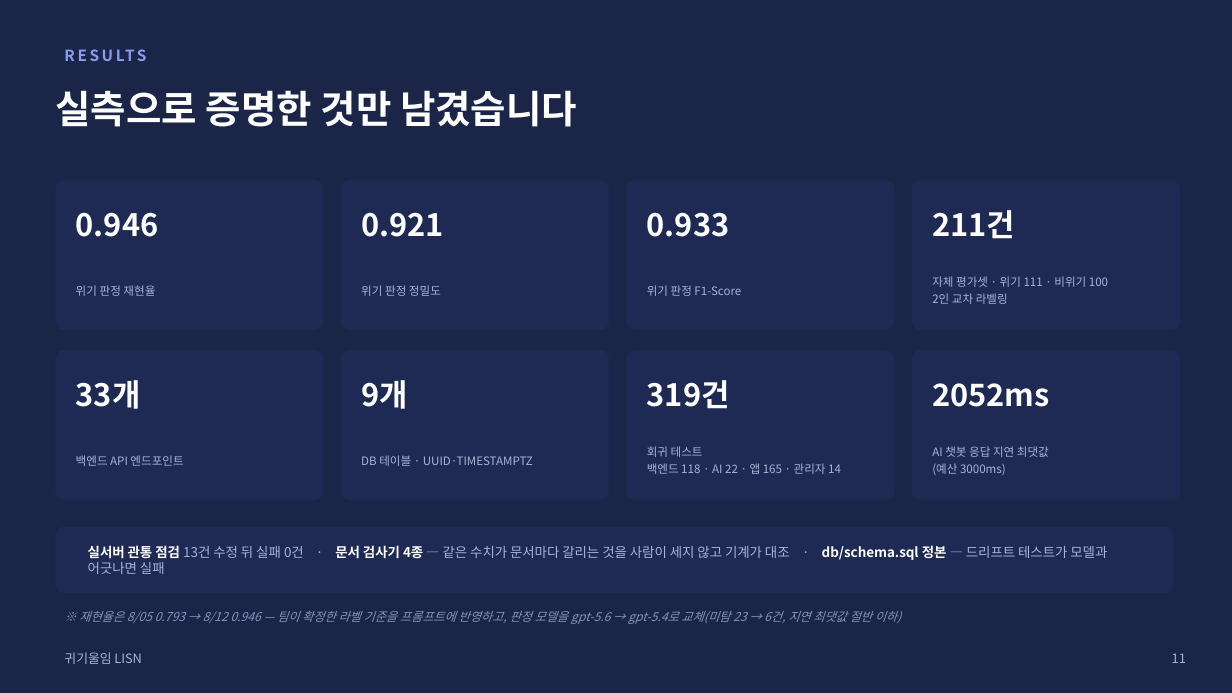
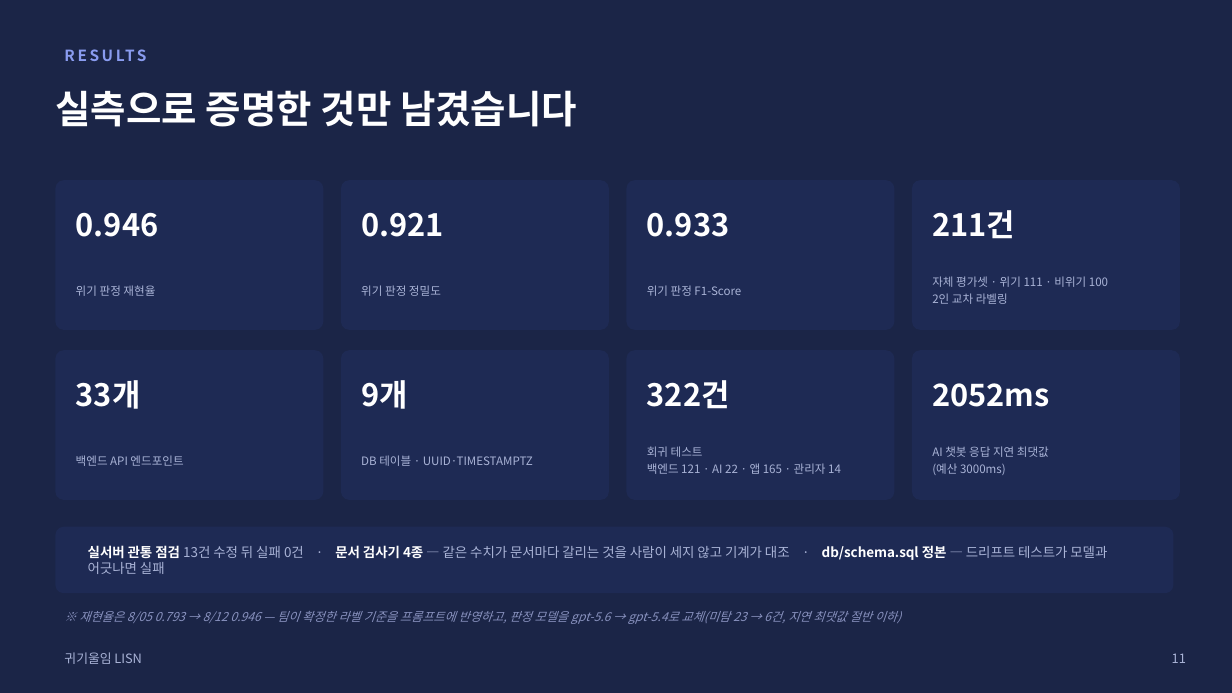
Before and after one commit to 2026-SMHRD-KDT-HealthCare-5/lisn, a slide deck: slide 12 of documents/최종발표자료_귀기울임.pptx. Drawn at 1232x693 pixels with LibreOffice and Linux fonts; fonts in the diff are those of the drawing. Boxes give left, top, right and bottom in pixels: in the first picture for what was removed or moved away, otherwise in the second. Text is boxed around its words. In the diff, an @@ line names an element or a change of style, - is before the commit and + after.

Commit message:
feat(백엔드): SMTP 연동 — 구현_갭 갭4 해소
비밀번호 재설정 토큰을 사용자에게 전달할 경로가 없었습니다(TODO 로만
남아 있었음). app/services/mail.py 를 추가해 붙였습니다.

- 표준 라이브러리 smtplib 사용 — 발송량이 재설정 요청뿐이라 전용 SDK가
  불필요합니다. push.py(firebase-admin, 동기 SDK) 와 같은 패턴으로
  asyncio.to_thread 에 태워 이벤트 루프를 막지 않습니다.
- 자격증명이 비어 있어도 서버는 죽지 않습니다 — mail.configured() 로
  분기하고, 미설정이면 로그로만 남깁니다(push.py 의 지연 초기화와 같은
  이유).
- 발송 실패해도 200 을 그대로 돌려줍니다 — MLCM_102 5단계가 가입 여부를
  노출하지 말라고 규정하므로, 여기서 500 이 나면 그 자체로 정보가 샙니다.
- 메일 본문은 웹 링크가 아니라 토큰 원문입니다. 재설정 화면은 앱 안에
  있고(password_reset_screen.dart) 이미 토큰을 직접 붙여넣는 입력창을
  갖고 있습니다 — 딥링크가 없으니 웹 URL 을 만들어도 열 곳이 없습니다.

.env.example 에 SMTP_* 를 추가했고, Gmail 을 쓰는 경우 앱 비밀번호가
필요하다는 안내를 남겼습니다(일반 로그인 비밀번호로는 인증이 거부됩니다).

테스트 3건 추가 — SMTP 설정됨/미설정/발송실패 세 경로. 백엔드 118→121건,
전체 회귀 테스트 319→322건. check_docs.py --with-tests 가 이 숫자를
CLAUDE.md·SESSION-HANDOFF·발표자료 세 곳에서 대조하는데 전부 낡아
있었던 걸 같이 잡아 고쳤습니다. 발표자료는 EXEMPT 라 자동 검사가 못
잡으므로 직접 렌더링해 확인했습니다.

check_docs.py --with-tests · check_numbers.py 전부 통과.

```diff
--- a/documents/최종발표자료_귀기울임.pptx
+++ b/documents/최종발표자료_귀기울임.pptx
@@ text at bbox=[647, 380, 730, 409]: text changed @@
-319건
+322건
@@ text at bbox=[647, 463, 841, 474]: text changed @@
-백엔드 118 · AI 22 · 앱 165 · 관리자 14
+백엔드 121 · AI 22 · 앱 165 · 관리자 14
```
Also in this commit, not shown: 9 other files.
